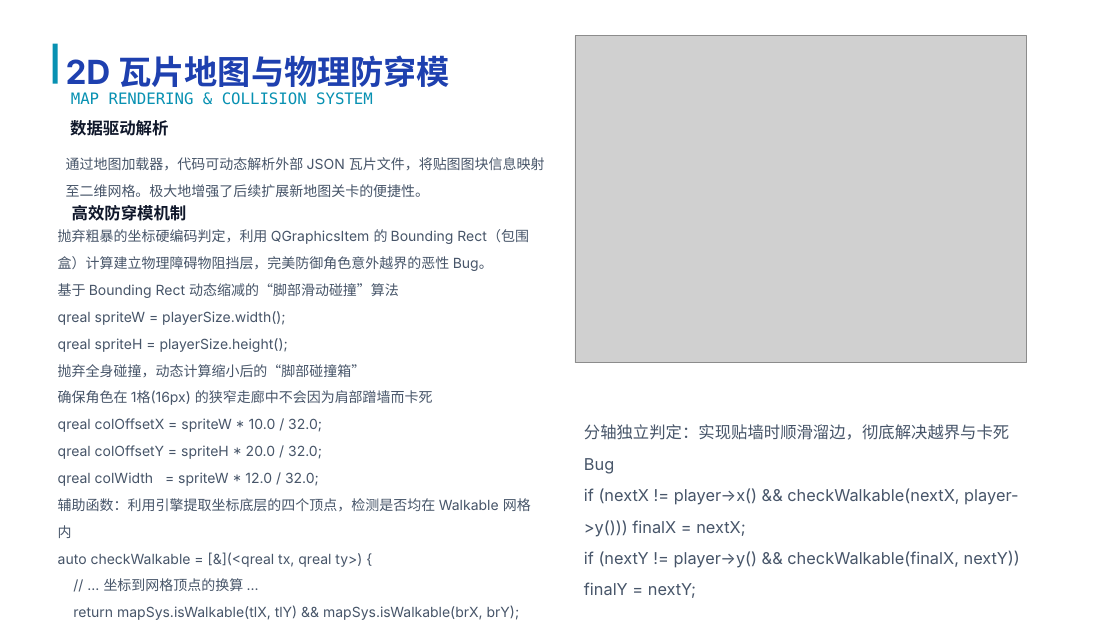
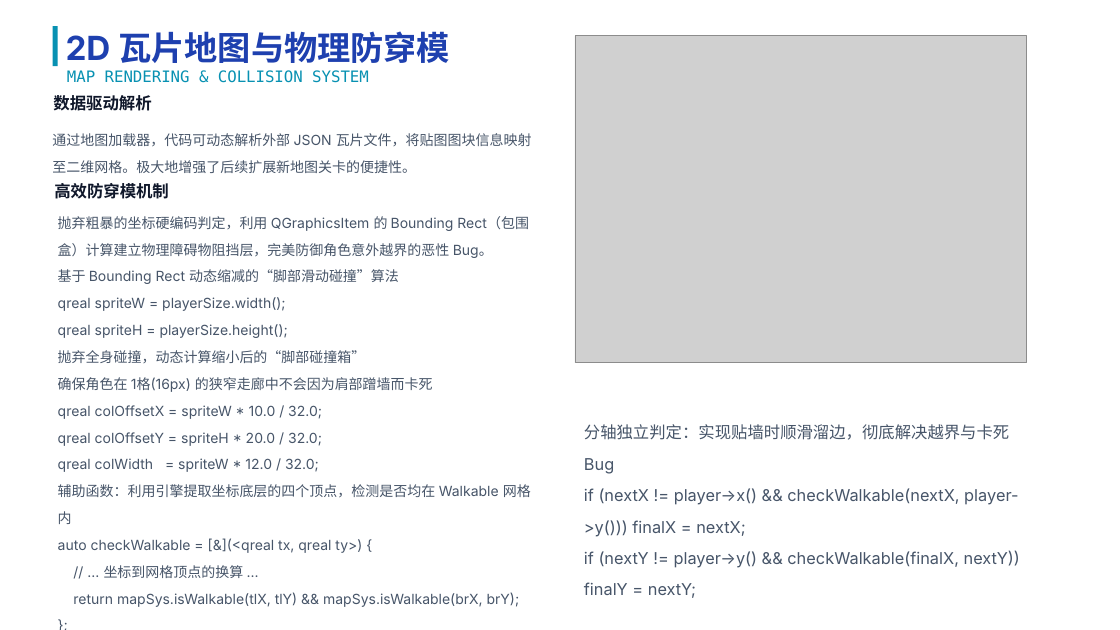
Before and after one commit to luqie0106/CampusRPG_Simultaneously, a slide deck: slide 5 of 校园RPG：大学生存物语项目答辩.pptx. Drawn at 1120x630 pixels with LibreOffice and Linux fonts; fonts in the diff are those of the drawing; grey boxes stand for pictures; background and template pictures are left out. Boxes give left, top, right and bottom in pixels: in the first picture for what was removed or moved away, otherwise in the second. Text is boxed around its words. In the diff, an @@ line names an element or a change of style, - is before the commit and + after.

```diff
--- a/校园RPG：大学生存物语项目答辩.pptx
+++ b/校园RPG：大学生存物语项目答辩.pptx
@@ rectangle moved from (x1=52, y1=44, x2=57, y2=83) to (x1=52, y1=26, x2=57, y2=66) @@
@@ text "2D 瓦片地图与物理防穿模" rewrapped from (x1=66, y1=55, x2=450, y2=93) to (x1=66, y1=31, x2=450, y2=63) @@
@@ text "MAP RENDERING & COLLISION SYSTEM" moved from (x1=71, y1=92, x2=373, y2=105) to (x1=67, y1=70, x2=369, y2=83) @@
@@ text "数据驱动解析" moved from (x1=70, y1=120, x2=168, y2=136) to (x1=53, y1=95, x2=151, y2=111) @@
@@ text "通过地图加载器，代码可动态解析外部 JSON 瓦片文件，将贴图图块信息映射至二维网格。极大地增强了后续扩展新地图关卡的便 ..." moved from (x1=66, y1=157, x2=545, y2=197) to (x1=52, y1=133, x2=532, y2=173) @@
@@ text "高效防穿模机制" moved from (x1=72, y1=205, x2=187, y2=221) to (x1=54, y1=183, x2=169, y2=199) @@
@@ text "抛弃粗暴的坐标硬编码判定，利用 QGraphicsItem 的 Bounding Rect（包围盒）计算建立物理障碍物阻 ..." moved from (x1=58, y1=229, x2=531, y2=620) to (x1=58, y1=216, x2=531, y2=607) @@
```
Also in this commit, not shown: 5 other slides changed.
